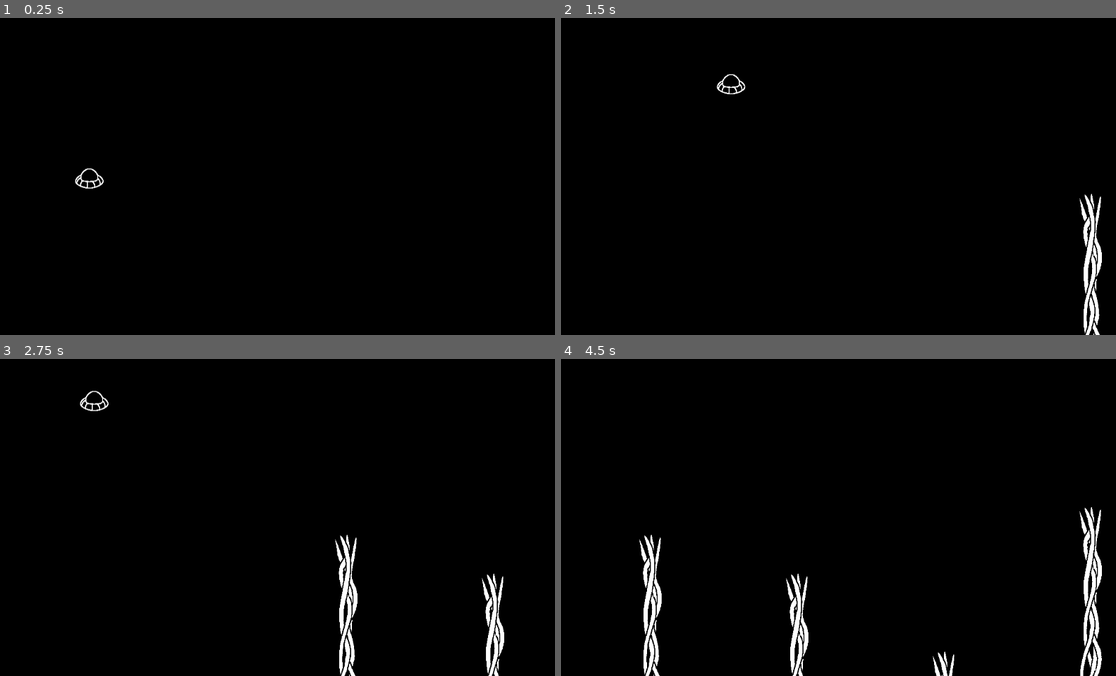
Above: before the commit, frames 1-4 (two rows, left to right).
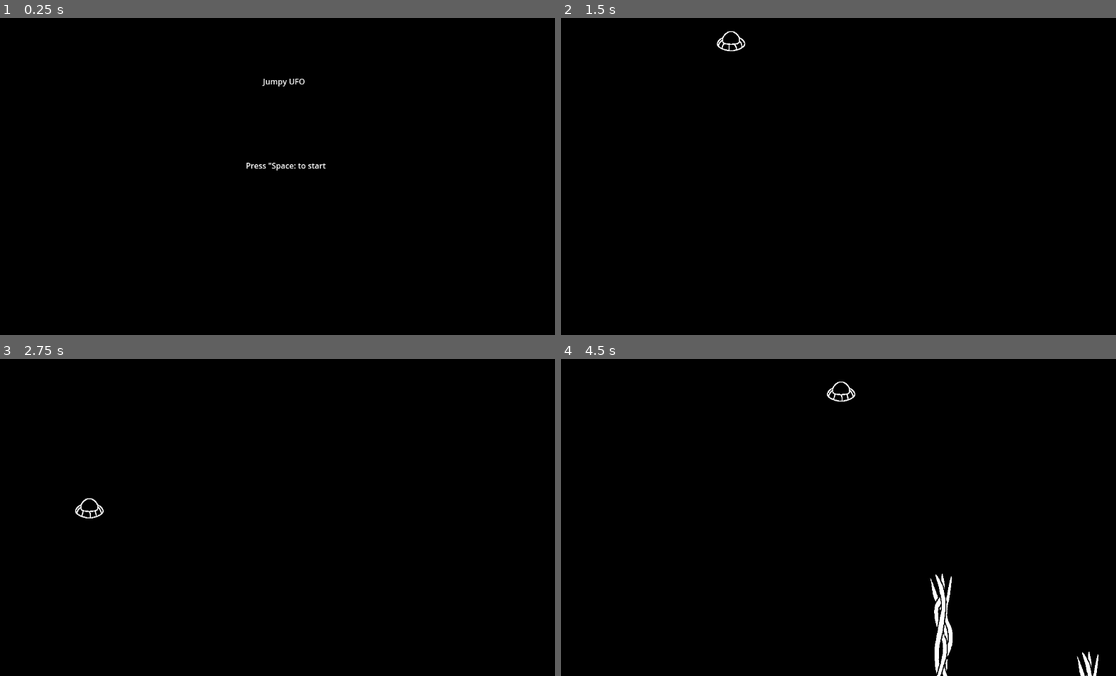
Above: after the commit, the same moments.

Repository: ondhan/jumpy-ufo
Game: Godot game, scene res://scenes/game_scene.tscn
Two runs of this game, one before a commit and one after it. Both use one fixed random seed, a clock stepped at 60 frames per second and the inputs below.
Inputs (mouse positions are in pixels of both pictures, inside the frame that each line leads up to):
- Up to frame 1 (0.25 s): no input
- Up to frame 2 (1.5 s): tap Space (jump) at 0.5, 0.6, 0.77, 1.07, 1.35 s; hold D (move_right) 0.53-1.28 s; hold A (move_left) from 1.28 s (still down)
- Up to frame 3 (2.75 s): tap Space (jump) at 1.52, 1.82 s; release A (move_left) at 2 s; click (199, 571) at 2 s, where only the run after the commit has a clickable "Retry"
- Up to frame 4 (4.5 s): hold D (move_right) 2.78-4.28 s; tap Space (jump) at 2.85, 3.6, 3.77, 4.07, 4.35 s; hold A (move_left) from 4.28 s (still down)

The runs differ from the first frame. In frame 1, 0.4% of the frame differs, in the area x 13-59%, y 19-54%; in frame 2, 1.2%; in frame 3, 1.8%; in frame 4, 3.6%, in the area x 14-98%, y 7-100%.

Commit message:
Update 5 - screens and pausing
- added world boundaries that react only to player and cause game over
- implemented start screen that pauses the game until space key is pressed, then unpauses
- implementing working pause menu (not keys only buttons enabling keys breaks both pause menu and game over menu)
- resolution locked

Diff:
--- a/project.godot
+++ b/project.godot
@@ -14,6 +14,10 @@
 run/main_scene="res://scenes/game_scene.tscn"
 config/features=PackedStringArray("4.3", "Forward Plus")
 config/icon="res://icon.svg"
+
+[display]
+
+window/size/resizable=false
 
 [input]
 
--- a/scenes/game_over_screen.gd
+++ b/scenes/game_over_screen.gd
@@ -1,4 +1,7 @@
 extends Node2D
+
+
+@onready var is_over = false
 
 
 # Called when the node enters the scene tree for the first time.
@@ -7,16 +10,28 @@
 
 
 # Called every frame. 'delta' is the elapsed time since the previous frame.
-func _process(delta: float) -> void:
+func _process( delta: float) -> void:
+	#if Input.is_action_just_pressed("jump") and is_over == true:
+	#	print("resuming on game over menu through key")
+	#	_on_retry_button_pressed()
+	#	is_over = false
+	#if Input.is_action_just_pressed("ui_cancel") and is_over == true:
+	#	print("quitting on game over menu through key")
+	#	get_tree().quit()
+	#else:
+	#	is_over = true
 	pass
 
 
 # hides the menu and unpauses the game
 func _on_retry_button_pressed() -> void:
+	print("resuming on game over menu through button")
 	hide()
 	get_tree().paused = false
 	get_parent().reset_game()
+	is_over = false
 
 # quit the game after pressing the exit button
 func _on_exit_button_pressed() -> void:
+	print("qutting on game over menu through button")
 	get_tree().quit()
--- a/scenes/game_scene.gd
+++ b/scenes/game_scene.gd
@@ -12,6 +12,10 @@
 
 # Called every frame. 'delta' is the elapsed time since the previous frame.
 func _process(delta: float) -> void:
+	if Input.is_action_just_pressed("ui_cancel") and get_node("PauseScreen").is_paused == false:
+		pause_game()
+	else:
+		get_node("PauseScreen").is_paused = false
 	pass
 
 
@@ -20,24 +24,32 @@
 	var rand = RandomNumberGenerator.new()
 	var obstacle_scene = load("res://scenes/obstacle.tscn")
 	var obstacle = obstacle_scene.instantiate()
-	var x = 1250
+	var x = 1250 # x coordinate is set outside of the screen
 	rand.randomize()
-	var y = rand.randf_range(800, 450)
+	var y = rand.randf_range(800, 450) # y coordinate is randomized
 	obstacle.position.x = x
 	obstacle.position.y = y
 	add_child(obstacle)
 
 
+func pause_game():
+	print("pausing game")
+	get_tree().paused = true
+	get_node("PauseScreen").show()
+
+
 # upon player hitting an object pauses the game and shows the game over menu
 func game_over():
+	print("game over")
 	get_tree().paused = true
 	get_node("GameOverScreen").show()
 
 
 # resets the game to the initial state
 func reset_game():
-	get_node("Player").position = Vector2(200, 300)
-	for obstacle in get_tree().get_nodes_in_group("obstacles"):
+	print("resetting game")
+	get_node("Player").position = Vector2(200, 300) # resets player position
+	for obstacle in get_tree().get_nodes_in_group("obstacles"): # deletes all summoned obstacles
 		obstacle.remove_from_group("obstacles")
 		obstacle.queue_free()
 	# reset score after
@@ -46,3 +58,8 @@
 # timer spawning obstacle 1
 func _on_obstacle_1_timer_timeout() -> void:
 	spawn_obstacle_1()
+
+
+func _on_world_boundaries_body_entered(body: Node2D) -> void:
+	print("world boundary hit")
+	game_over()
--- a/scenes/game_scene.tscn
+++ b/scenes/game_scene.tscn
@@ -1,12 +1,21 @@
-[gd_scene load_steps=11 format=3 uid="uid://x4ip0xt6qscf"]
+[gd_scene load_steps=16 format=3 uid="uid://x4ip0xt6qscf"]
 
 [ext_resource type="Texture2D" uid="uid://d1wrtq4vghkb2" path="res://assets/ufo_1.png" id="1_2kkxl"]
 [ext_resource type="Script" path="res://scenes/player.gd" id="1_hbu61"]
 [ext_resource type="Script" path="res://scenes/game_scene.gd" id="1_y0vno"]
 [ext_resource type="Texture2D" uid="uid://ccdfmeu5mq2t0" path="res://assets/ufo_2.png" id="2_2faqt"]
 [ext_resource type="Texture2D" uid="uid://h5oqpensyqxf" path="res://assets/ufo_3.png" id="3_r3l25"]
+[ext_resource type="Script" path="res://scenes/pause_screen.gd" id="8_nyy7h"]
 [ext_resource type="Script" path="res://scenes/start_screen.gd" id="8_tjycs"]
 [ext_resource type="Script" path="res://scenes/game_over_screen.gd" id="9_mclkx"]
+
+[sub_resource type="WorldBoundaryShape2D" id="WorldBoundaryShape2D_ddtkj"]
+
+[sub_resource type="WorldBoundaryShape2D" id="WorldBoundaryShape2D_pivpq"]
+
+[sub_resource type="WorldBoundaryShape2D" id="WorldBoundaryShape2D_d2x2n"]
+
+[sub_resource type="WorldBoundaryShape2D" id="WorldBoundaryShape2D_dq88t"]
 
 [sub_resource type="SpriteFrames" id="SpriteFrames_ra4hj"]
 animations = [{
@@ -35,18 +44,43 @@
 [node name="GameScene" type="Node2D"]
 script = ExtResource("1_y0vno")
 
+[node name="ColorRect" type="ColorRect" parent="."]
+offset_right = 1175.0
+offset_bottom = 650.0
+color = Color(0, 0, 0, 1)
+
 [node name="SpawnManager" type="Node" parent="."]
 
 [node name="Obstacle1Timer" type="Timer" parent="SpawnManager"]
 autostart = true
 
-[node name="ColorRect" type="ColorRect" parent="."]
-offset_right = 1175.0
-offset_bottom = 650.0
-color = Color(0, 0, 0, 1)
+[node name="WorldBoundaries" type="Area2D" parent="."]
+collision_layer = 2
+collision_mask = 2
+
+[node name="CollisionShape2D" type="CollisionShape2D" parent="WorldBoundaries"]
+position = Vector2(-4, -4)
+rotation = 1.5708
+shape = SubResource("WorldBoundaryShape2D_ddtkj")
+
+[node name="CollisionShape2D2" type="CollisionShape2D" parent="WorldBoundaries"]
+position = Vector2(-4, -4)
+rotation = 3.14159
+shape = SubResource("WorldBoundaryShape2D_pivpq")
+
+[node name="CollisionShape2D3" type="CollisionShape2D" parent="WorldBoundaries"]
+position = Vector2(1157, 652)
+rotation = 4.71239
+shape = SubResource("WorldBoundaryShape2D_d2x2n")
+
+[node name="CollisionShape2D4" type="CollisionShape2D" parent="WorldBoundaries"]
+position = Vector2(1157, 653)
+shape = SubResource("WorldBoundaryShape2D_dq88t")
 
 [node name="Player" type="CharacterBody2D" parent="."]
 position = Vector2(200, 300)
+collision_layer = 3
+collision_mask = 3
 floor_block_on_wall = false
 script = ExtResource("1_hbu61")
 
@@ -65,8 +99,9 @@
 shape = SubResource("CircleShape2D_ha75j")
 
 [node name="StartScreen" type="Node2D" parent="."]
-visible = false
+process_mode = 2
 top_level = true
+z_index = 1
 script = ExtResource("8_tjycs")
 
 [node name="ColorRect" type="ColorRect" parent="StartScreen"]
@@ -75,16 +110,24 @@
 color = Color(0, 0, 0, 1)
 
 [node name="Label" type="Label" parent="StartScreen"]
-offset_left = 565.0
-offset_top = 93.0
-offset_right = 605.0
-offset_bottom = 116.0
-text = "Start"
+offset_left = 555.0
+offset_top = 118.0
+offset_right = 641.0
+offset_bottom = 141.0
+text = "Jumpy UFO"
+
+[node name="Label2" type="Label" parent="StartScreen"]
+offset_left = 520.0
+offset_top = 290.0
+offset_right = 684.0
+offset_bottom = 313.0
+text = "Press \"Space: to start"
 
 [node name="GameOverScreen" type="Node2D" parent="."]
 process_mode = 2
 visible = false
 top_level = true
+z_index = 1
 script = ExtResource("9_mclkx")
 
 [node name="ColorRect" type="ColorRect" parent="GameOverScreen"]
@@ -93,10 +136,10 @@
 color = Color(0, 0, 0, 1)
 
 [node name="Label" type="Label" parent="GameOverScreen"]
-offset_left = 536.0
-offset_top = 148.0
-offset_right = 623.0
-offset_bottom = 171.0
+offset_left = 485.0
+offset_top = 173.0
+offset_right = 572.0
+offset_bottom = 196.0
 text = "Game Over"
 
 [node name="RetryButton" type="Button" parent="GameOverScreen"]
@@ -113,6 +156,42 @@
 offset_bottom = 442.0
 text = "Exit"
 
+[node name="PauseScreen" type="Node2D" parent="."]
+process_mode = 2
+visible = false
+top_level = true
+z_index = 1
+script = ExtResource("8_nyy7h")
+
+[node name="ColorRect" type="ColorRect" parent="PauseScreen"]
+offset_right = 1175.0
+offset_bottom = 650.0
+color = Color(0, 0, 0, 1)
+
+[node name="Label" type="Label" parent="PauseScreen"]
+offset_left = 536.0
+offset_top = 148.0
+offset_right = 623.0
+offset_bottom = 171.0
+text = "Paused"
+
+[node name="ResumeButton" type="Button" parent="PauseScreen"]
+offset_left = 397.0
+offset_top = 418.0
+offset_right = 447.0
+offset_bottom = 449.0
+text = "Resume"
+
+[node name="ExitButton" type="Button" parent="PauseScreen"]
+offset_left = 654.0
+offset_top = 411.0
+offset_right = 691.0
+offset_bottom = 442.0
+text = "Exit"
+
 [connection signal="timeout" from="SpawnManager/Obstacle1Timer" to="." method="_on_obstacle_1_timer_timeout"]
+[connection signal="body_entered" from="WorldBoundaries" to="." method="_on_world_boundaries_body_entered"]
 [connection signal="pressed" from="GameOverScreen/RetryButton" to="GameOverScreen" method="_on_retry_button_pressed"]
 [connection signal="pressed" from="GameOverScreen/ExitButton" to="GameOverScreen" method="_on_exit_button_pressed"]
+[connection signal="pressed" from="PauseScreen/ResumeButton" to="PauseScreen" method="_on_resume_button_pressed"]
+[connection signal="pressed" from="PauseScreen/ExitButton" to="PauseScreen" method="_on_exit_button_pressed"]
--- /dev/null
+++ b/scenes/pause_screen.gd
@@ -0,0 +1,35 @@
+extends Node2D
+
+
+@onready var is_paused = false
+
+
+# Called when the node enters the scene tree for the first time.
+func _ready() -> void:
+	pass # Replace with function body.
+
+
+# Called every frame. 'delta' is the elapsed time since the previous frame.
+func _process(delta: float) -> void:
+	#if Input.is_action_just_pressed("jump") and is_paused == true:
+	#	print("resuming on pause menu through key")
+	#	is_paused = false
+	#	_on_resume_button_pressed()
+	#if Input.is_action_just_pressed("ui_cancel") and is_paused == true:
+	#	print("quitting on pause menu through key")
+	#	get_tree().quit()
+	#else:
+	#	is_paused = true
+	pass
+
+
+func _on_resume_button_pressed() -> void:
+	print("resuming on pause menu through button")
+	hide()
+	get_tree().paused = false
+	is_paused = false
+
+
+func _on_exit_button_pressed() -> void:
+	print("quitting on pause menu through button")
+	get_tree().quit()
--- a/scenes/player.gd
+++ b/scenes/player.gd
@@ -23,4 +23,5 @@
 	move_and_slide()
 
 	if get_slide_collision_count() != 0:
+		print("collision")
 		get_parent().game_over()
--- a/scenes/start_screen.gd
+++ b/scenes/start_screen.gd
@@ -1,11 +1,16 @@
 extends Node2D
+
+
+@onready var has_started = false
 
 
 # Called when the node enters the scene tree for the first time.
 func _ready() -> void:
-	pass # Replace with function body.
-
+	get_tree().paused = true
 
 # Called every frame. 'delta' is the elapsed time since the previous frame.
 func _process(delta: float) -> void:
-	pass
+	if Input.is_action_just_pressed("jump") and has_started == false:
+		has_started = true
+		get_tree().paused = false
+		hide()
